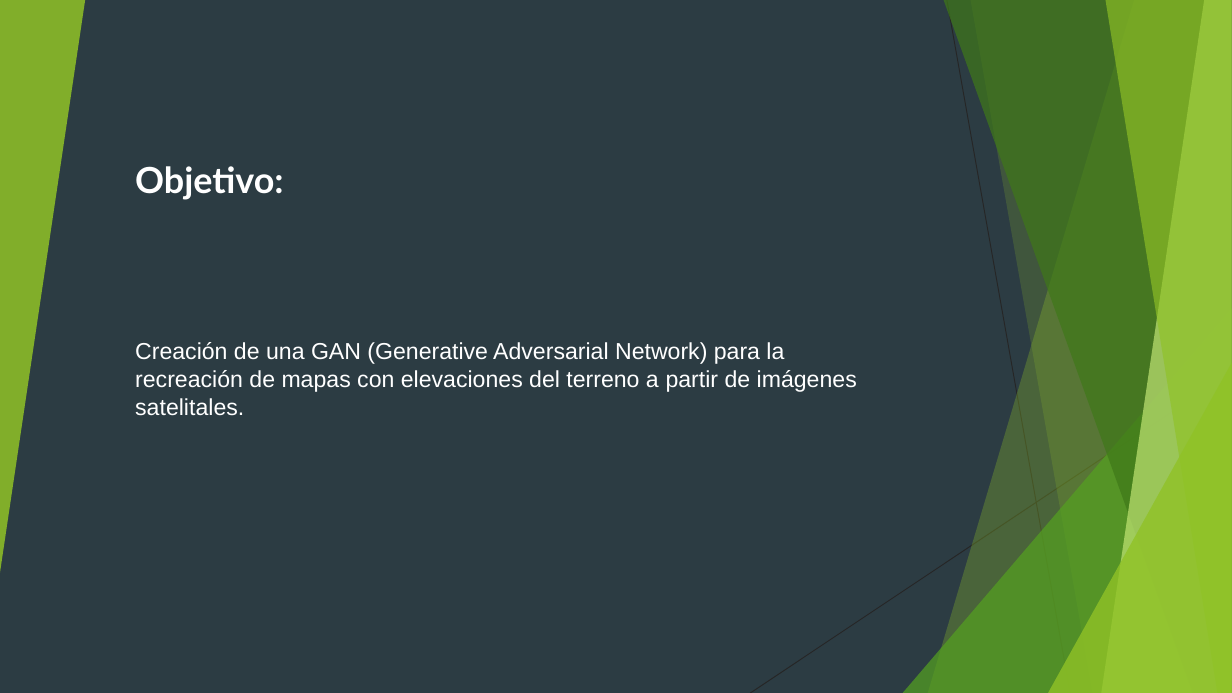
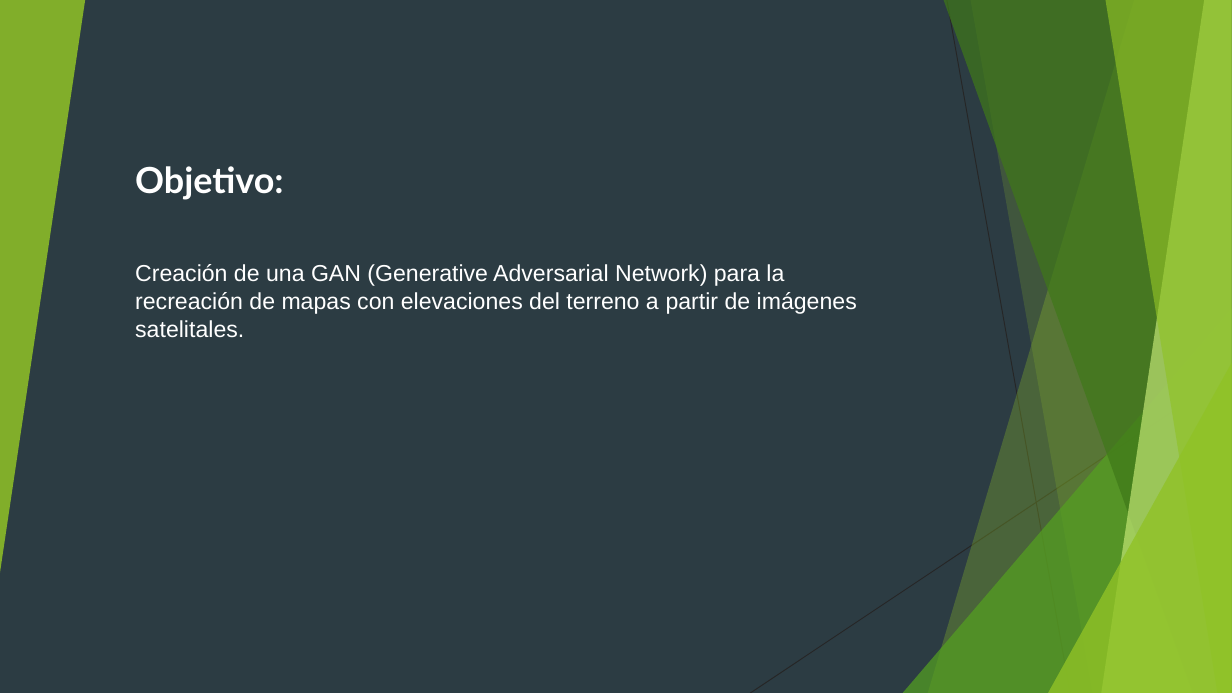
Before and after one commit to pixeldashgames/GANdela, a slide deck: slide 3 of GANdela.pptm. Drawn at 1232x693 pixels with LibreOffice and Linux fonts; fonts in the diff are those of the drawing. Boxes give left, top, right and bottom in pixels: in the first picture for what was removed or moved away, otherwise in the second. Text is boxed around its words. In the diff, an @@ line names an element or a change of style, - is before the commit and + after.

```diff
--- a/GANdela.pptm
+++ b/GANdela.pptm
@@ text "Creación de una GAN (Generative ...": place and size @@
-text "Creación de una GAN (Generative ..." at bbox=[135, 342, 857, 392]
+text "Creación de una GAN (Generative ..." at bbox=[135, 264, 857, 314]
```
Also in this commit, not shown: 1 other slide changed, 8 slides added, 2 slides removed, 11 other files.
